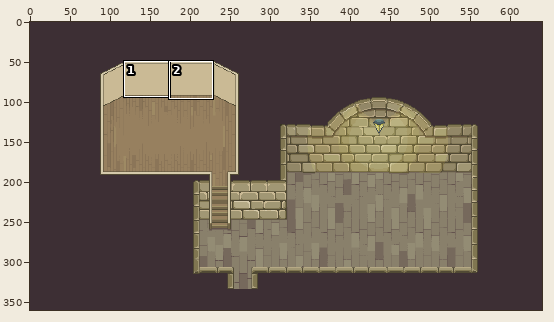
Sprite sheet -- assets/02_architecture/03_brewery/backGround.png. The first picture is a wide view before the edit; the outline marks the close-up.
Close-up. The starting point:
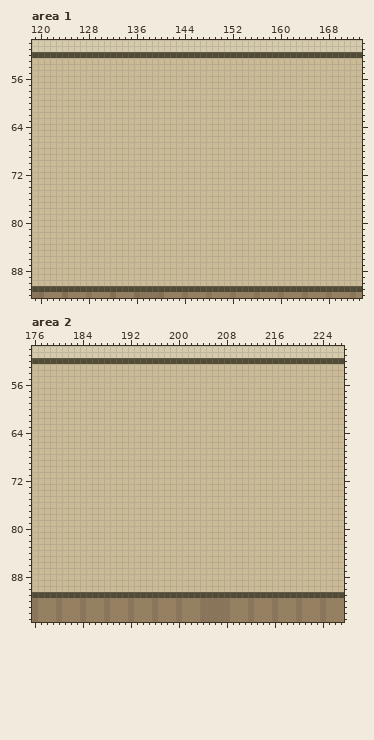
The file is 640x360 pixels. Colours within 5 levels of each other are drawn and written as one. Shown: area 1: x 119..173, y 50..92; area 2: x 176..227, y 50..95.
The same view after the edit:
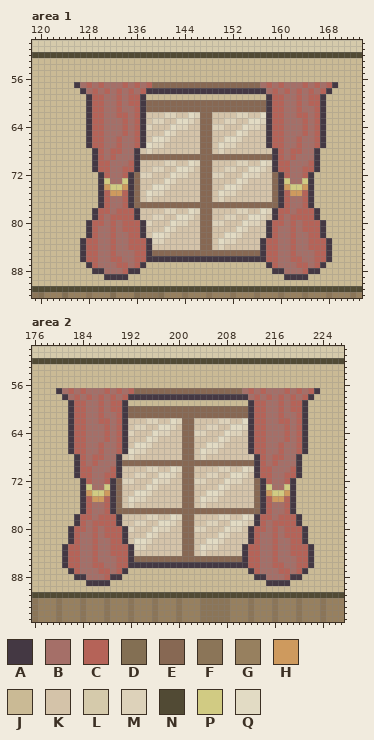
Palette (. is transparent): A #443843  B #a56f68  C #b56358  D #836f53  E #876853  F #8b7558  G #97805f  H #ce9a5e  J #caba95  K #d4c3a9  L #d5caab  M #ddd2ba  N #514a34  P #d1cb83  Q #e2dbc4
Changes in this commit:
Changed rows in their new state; - is an unchanged pixel.
Area 1:
first column x 126:
57 ABCBCBBBCBCBCEEEEEEEEEEEEEEEEEEBCBCBBBCBCBCA
58 -ABCBCBCBCBCAAAAAAAAAAAAAAAAAAAABCBCBCBCBCA-
59 --ACCBBCBCCA--------------------ACCBBCBCCA--
60 --ACCBBCBCCAEEEEEEEEEEEEEEEEEEEEACCBBCBCCA--
61 --ACCBBCBBCAEEEEEEEEEEEEEEEEEEEEACCBBCBBCA--
62 --ACCBBCCBCAKKKMMKKQMEEKKKKMMKKQACCBBCCBCA--
63 --ACCBBBCBCAKMMKKQQMKEEKKMMKKQQMACCBBBCBCA--
64 --ACCBBBCBCAMKKKQMMKKEEMMKKKQMMKACCBBBCBCA--
65 --ACCBBBCBCAKKKQMKKKKEEKKKKQMKKKACCBBBCBCA--
66 --ACCBBCBBCAKQQMKKKKKEEKKQQMKKKKACCBBCBBCA--
67 --ACCBBCBBCAQMMKKKKKKEEKQMMKKKKKACCBBCBBCA--
68 ---ACBCCBBAKMKKKKKKKKEEKMKKKKKKKKACBCCBBA---
69 ---ACBCBBBAEEEEEEEEEEEEEEEEEEEEEEACBCBBBA---
70 ---ACCBBBCAKKKKMMKKQMEEKKKKMMKKQMACCBBBCA---
71 ---ACCBBCCAKKMMKKQQMKEEKKMMKKQQMKACCBBCCA---
72 ----ACBBCAEMMKKKQMMKKEEMMKKKQMMKKEACBBCA----
73 ----APBBPAEKKKKQMKKKKEEKKKKQMKKKKEAPBBPA----
74 ----AHPPHAEKKQQMKKKKKEEKKQQMKKKKKEAHPPHA----
75 ----ACHHCAEKQMMKKKKKKEEKQMMKKKKKKEACHHCA----
76 ----ACBBCAEKMKKKKKKKKEEKMKKKKKKKKEACBBCA----
77 ----ACBBCAEEEEEEEEEEEEEEEEEEEEEEEEACBBCA----
78 ---ACCBCCCAKKKKMMKKQMEEKKKKMMKKQMACCBCCCA---
79 ---ACBCCCCAKKMMKKQQMKEEKKMMKKQQMKACBCCCCA---
80 --ACCBCBCCCAMKKKQMMKKEEMMKKKQMMKACCBCBCCCA--
81 --ACBBCBCCCAKKKQMKKKKEEKKKKQMKKKACBBCBCCCA--
82 --ACBBCBBCCAKQQMKKKKKEEKKQQMKKKKACBBCBBCCA--
83 -ACCBBCBBCCCAMMKKKKKKEEKQMMKKKKACCBBCBBCCCA-
84 -ACCBBCBBCCCAKKKKKKKKEEKMKKKKKKACCBBCBBCCCA-
85 -ACCBBCBBBCCAEEEEEEEEEEEEEEEEEEACCBBCBBBCCA-
86 -ACCBBCCBBCCAAAAAAAAAAAAAAAAAAAACCBBCCBBCCA-
87 --ACBBBCCBCA--------------------ACBBBCCBCA--
88 ---AABBBCAA----------------------AABBBCAA---
89 -----AAAA--------------------------AAAA-----
Area 2:
first column x 180:
57 ABCBCBBBCBCBCEEEEEEEEEEEEEEEEEEBCBCBBBCBCBCA
58 -ABCBCBCBCBCAAAAAAAAAAAAAAAAAAAABCBCBCBCBCA-
59 --ACCBBCBCCA--------------------ACCBBCBCCA--
60 --ACCBBCBCCAEEEEEEEEEEEEEEEEEEEEACCBBCBCCA--
61 --ACCBBCBBCAEEEEEEEEEEEEEEEEEEEEACCBBCBBCA--
62 --ACCBBCCBCAKKKMMKKQMEEKKKKMMKKQACCBBCCBCA--
63 --ACCBBBCBCAKMMKKQQMKEEKKMMKKQQMACCBBBCBCA--
64 --ACCBBBCBCAMKKKQMMKKEEMMKKKQMMKACCBBBCBCA--
65 --ACCBBBCBCAKKKQMKKKKEEKKKKQMKKKACCBBBCBCA--
66 --ACCBBCBBCAKQQMKKKKKEEKKQQMKKKKACCBBCBBCA--
67 --ACCBBCBBCAQMMKKKKKKEEKQMMKKKKKACCBBCBBCA--
68 ---ACBCCBBAKMKKKKKKKKEEKMKKKKKKKKACBCCBBA---
69 ---ACBCBBBAEEEEEEEEEEEEEEEEEEEEEEACBCBBBA---
70 ---ACCBBBCAKKKKMMKKQMEEKKKKMMKKQMACCBBBCA---
71 ---ACCBBCCAKKMMKKQQMKEEKKMMKKQQMKACCBBCCA---
72 ----ACBBCAEMMKKKQMMKKEEMMKKKQMMKKEACBBCA----
73 ----APBBPAEKKKKQMKKKKEEKKKKQMKKKKEAPBBPA----
74 ----AHPPHAEKKQQMKKKKKEEKKQQMKKKKKEAHPPHA----
75 ----ACHHCAEKQMMKKKKKKEEKQMMKKKKKKEACHHCA----
76 ----ACBBCAEKMKKKKKKKKEEKMKKKKKKKKEACBBCA----
77 ----ACBBCAEEEEEEEEEEEEEEEEEEEEEEEEACBBCA----
78 ---ACCBCCCAKKKKMMKKQMEEKKKKMMKKQMACCBCCCA---
79 ---ACBCCCCAKKMMKKQQMKEEKKMMKKQQMKACBCCCCA---
80 --ACCBCBCCCAMKKKQMMKKEEMMKKKQMMKACCBCBCCCA--
81 --ACBBCBCCCAKKKQMKKKKEEKKKKQMKKKACBBCBCCCA--
82 --ACBBCBBCCAKQQMKKKKKEEKKQQMKKKKACBBCBBCCA--
83 -ACCBBCBBCCCAMMKKKKKKEEKQMMKKKKACCBBCBBCCCA-
84 -ACCBBCBBCCCAKKKKKKKKEEKMKKKKKKACCBBCBBCCCA-
85 -ACCBBCBBBCCAEEEEEEEEEEEEEEEEEEACCBBCBBBCCA-
86 -ACCBBCCBBCCAAAAAAAAAAAAAAAAAAAACCBBCCBBCCA-
87 --ACBBBCCBCA--------------------ACBBBCCBCA--
88 ---AABBBCAA----------------------AABBBCAA---
89 -----AAAA--------------------------AAAA-----
